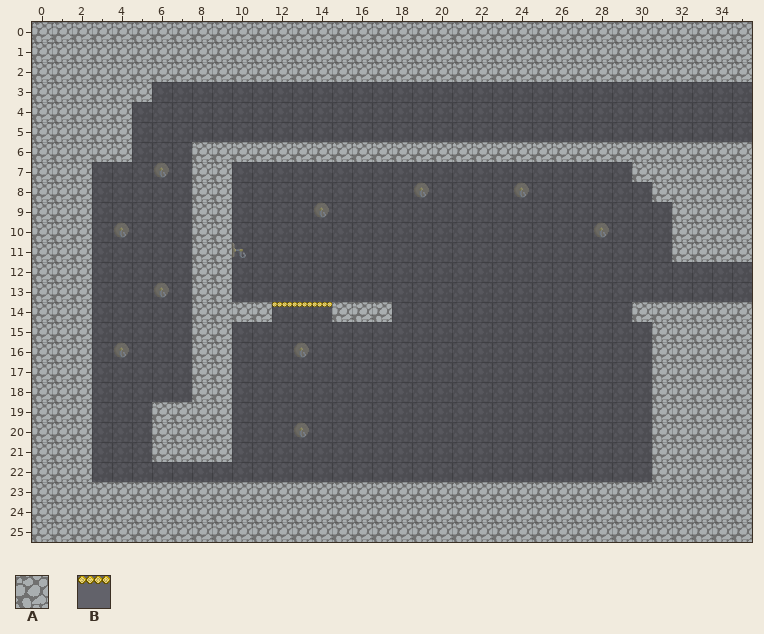
Tiled map, stored at TiledMaps/room4-1.tmx. The first picture shows the starting point.
Cells are 32x32 px. Shown: x 0..35, y 0..25.
Key: from "tilemap": A 10, B 49.
_ is an empty cell.
Layers that did not change in this view are not listed.
Layer "foreground" before, first column x 0:
 0 AAAAAAAAAAAAAAAAAAAAAAAAAAAAAAAAAAAA
 1 AAAAAAAAAAAAAAAAAAAAAAAAAAAAAAAAAAAA
 2 AAAAAAAAAAAAAAAAAAAAAAAAAAAAAAAAAAAA
 3 AAAAAA______________________________
 4 AAAAA_______________________________
 5 AAAAA_______________________________
 6 AAAAA___AAAAAAAAAAAAAAAAAAAAAAAAAAAA
 7 AAA_____AA____________________AAAAAA
 8 AAA_____AA_____________________AAAAA
 9 AAA_____AA______________________AAAA
10 AAA_____AA______________________AAAA
11 AAA_____AA______________________AAAA
12 AAA_____AA__________________________
13 AAA_____AA__________________________
14 AAA_____AAAABBBAAA____________AAAAAA
15 AAA_____AA_____________________AAAAA
16 AAA_____AA_____________________AAAAA
17 AAA_____AA_____________________AAAAA
18 AAA_____AA_____________________AAAAA
19 AAA___AAAA_____________________AAAAA
20 AAA___AAAA_____________________AAAAA
21 AAA___AAAA_____________________AAAAA
22 AAA____________________________AAAAA
23 AAAAAAAAAAAAAAAAAAAAAAAAAAAAAAAAAAAA
24 AAAAAAAAAAAAAAAAAAAAAAAAAAAAAAAAAAAA
25 AAAAAAAAAAAAAAAAAAAAAAAAAAAAAAAAAAAA
Once edited:
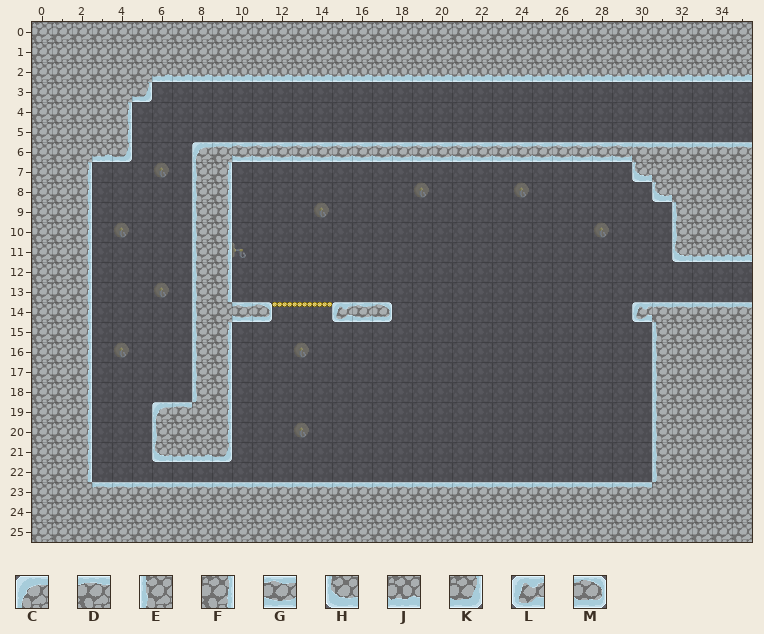
Further tiles: from "tilemap": C 3, D 4, E 9, F 11, G 12, H 15, J 16, K 17, L 18, M 20.
Changes in this commit:
Changed rows in their new state; . is an unchanged cell.
Layer "foreground":
first column x 2:
 2 ....JJJJJJJJJJJJJJJJJJJJJJJJJJJJJJ
 3 ...K..............................
 4 ..F...............................
 5 ..F...............................
 6 .JK...CDGGGGGGGGGGGGGGGGGGGGDDDDDD
 7 F.....EF....................H.....
 8 F.....EF.....................H....
 9 F.....EF......................E...
10 F.....EF......................E...
11 F.....EF......................HJJJ
12 F.....EF..........................
13 F.....EF..........................
14 F.....E.GM...LGM............LDDDDD
15 F.....EF.....................E....
16 F.....EF.....................E....
17 F.....EF.....................E....
18 F.....EF.....................E....
19 F...CD.F.....................E....
20 F...E..F.....................E....
21 F...HJJK.....................E....
22 F............................E....
23 .DDDDDDDDDDDDDDDDDDDDDDDDDDDD.....
